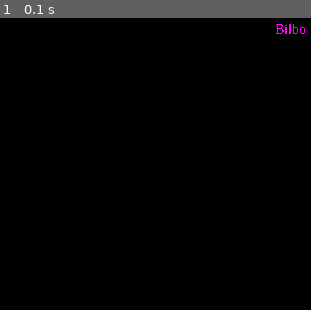
Above: before the commit, frame 1.
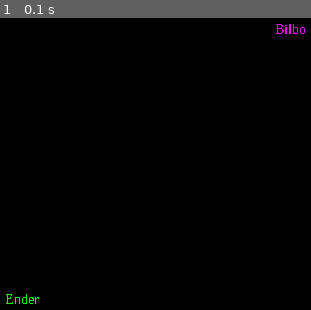
Above: after the commit, the same moment.

Repository: fractal13/4h-pygame-git-example
Game: pygame game, started from src/main.py
The game is run twice, just before and just after one commit, with the same random seed, the same clock (stepped at 60 frames per second) and the same inputs. The source is Python 2; it was converted automatically to run under Python 3.
Inputs:
- Up to frame 1 (0.1 s): no input

The runs differ from the first frame. In frame 1, 0.1% of the frame differs, in the area x 1-13%, y 94-98%.

Commit message:
cgl additions

Diff:
--- a/src/main.py
+++ b/src/main.py
@@ -15,6 +15,8 @@
         # Add (don't replace) an awesome literary quote, for a different key press
         if pygame.K_b in newkeys:
             print "I am no man!"
+        if pygame.K_z in newkeys:
+            print "42 is the answer."
         return
 
     def paint(self, surface):
@@ -24,6 +26,7 @@
         # Add (don't replace) an awesome literary character
         #                                   color            x   y
         self.drawTextLeft(surface, "Bilbo", (255, 0, 255), 300, 30, self.font)
+        self.drawTextLeft(surface, "Ender", (0, 255, 0), 30, 300, self.font)
 
         return
 
